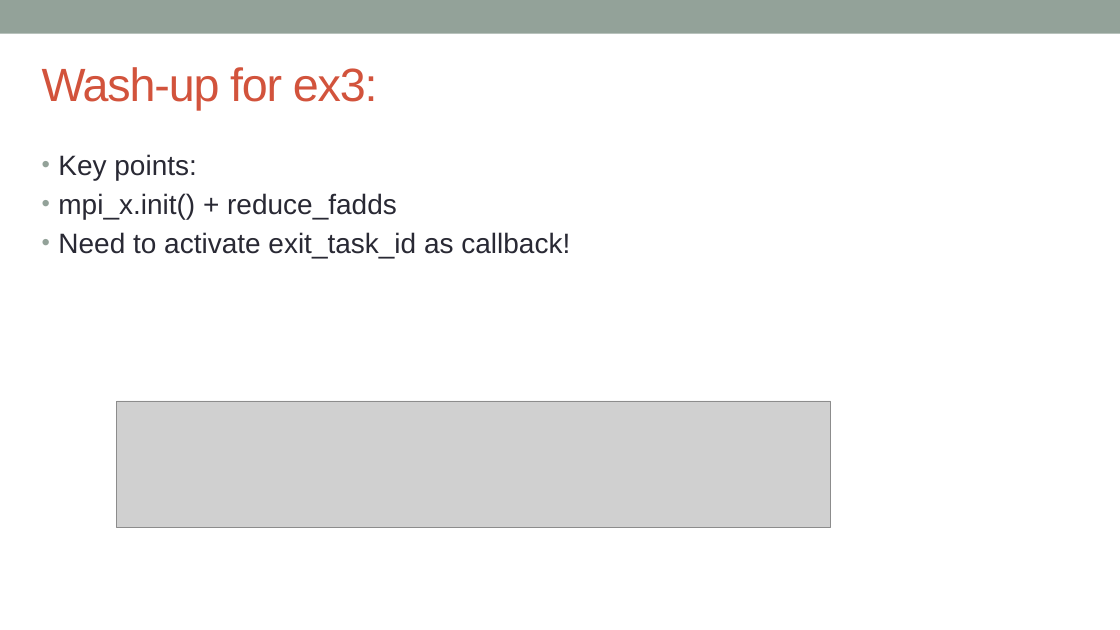
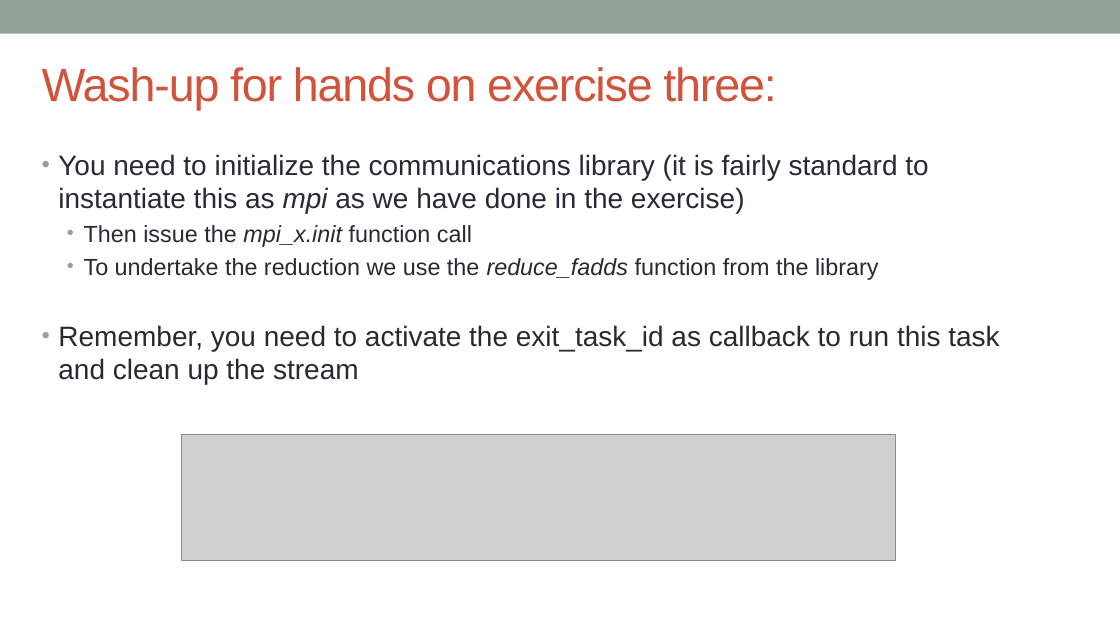
Before and after one commit to EPCCed/cs2-sdk-training, a slide deck: slide 4 of lectures/powerpoints/hands-on-3+washup.pptx (slide 5 before the commit). Drawn at 1120x630 pixels with LibreOffice and Linux fonts; fonts in the diff are those of the drawing; grey boxes stand for pictures. Boxes give left, top, right and bottom in pixels: in the first picture for what was removed or moved away, otherwise in the second. Text is boxed around its words. In the diff, an @@ line names an element or a change of style, - is before the commit and + after.

```diff
--- a/lectures/powerpoints/hands-on-3+washup.pptx
+++ b/lectures/powerpoints/hands-on-3+washup.pptx
@@ title at box(42, 67, 776, 111): text changed @@
-Wash-up for ex3:
+Wash-up for hands on exercise three:
@@ text at box(58, 154, 999, 384): text changed @@
-• Key points:
-• mpi_x.init() + reduce_fadds
-• Need to activate exit_task_id as callback!
+• You need to initialize the communications library (it is fairly standard to instantiate this as mpi as we have done in the exercise)
+  • Then issue the mpi_x.init function call
+  • To undertake the reduction we use the reduce_fadds function from the library
+• Remember, you need to activate the exit_task_id as callback to run this task and clean up the stream
@@ picture: place and size @@
-picture at box(117, 401, 831, 527)
+picture at box(181, 434, 896, 560)
```
Also in this commit, not shown: 3 other slides changed, 2 slides removed, 1 other file.
